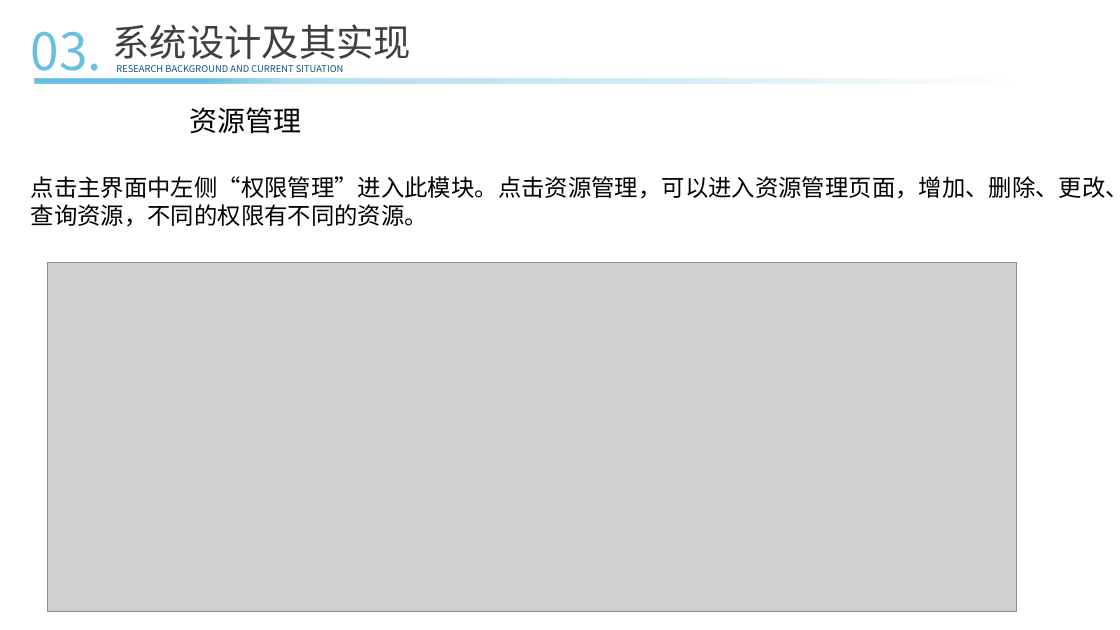
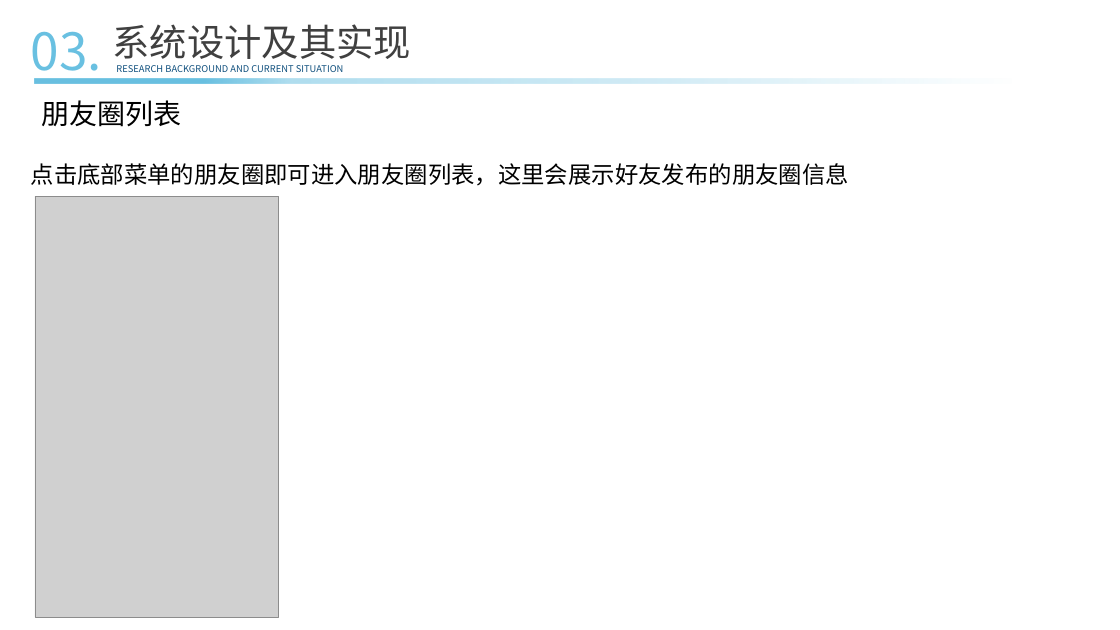
Before and after one commit to ConsoleLZ/chat-app, a slide deck: slide 26 of 毕业论文/毕业答辩(系统开发）.pptx. Drawn at 1120x630 pixels with LibreOffice and Linux fonts; fonts in the diff are those of the drawing; grey boxes stand for pictures. Boxes give left, top, right and bottom in pixels: in the first picture for what was removed or moved away, otherwise in the second. Text is boxed around its words. In the diff, an @@ line names an element or a change of style, - is before the commit and + after.

```diff
--- a/毕业论文/毕业答辩(系统开发）.pptx
+++ b/毕业论文/毕业答辩(系统开发）.pptx
@@ rectangle "朋友圈列表": place and size @@
-rectangle "朋友圈列表" at [90, 100, 401, 140]
+rectangle "朋友圈列表" at [23, 93, 202, 134]
@@ text in rectangle at [42, 100, 182, 127]: text changed @@
-资源管理
+朋友圈列表
@@ rectangle "点击底部菜单的朋友圈即可进入朋友圈列表，这里会展示好友发布的朋友圈信息": place and size @@
-rectangle "点击底部菜单的朋友圈即可进入朋友圈列表，这里会展示好友发布的朋友圈信息" at [23, 140, 1120, 262]
+rectangle "点击底部菜单的朋友圈即可进入朋友圈列表，这里会展示好友发布的朋友圈信息" at [23, 140, 1120, 208]
@@ text in rectangle at [31, 163, 849, 186]: text changed @@
-点击主界面中左侧“权限管理”进入此模块。点击资源管理，可以进入资源管理页面，增加、删除、更改、查询资源，不同的权限有不同的资源。
+点击底部菜单的朋友圈即可进入朋友圈列表，这里会展示好友发布的朋友圈信息
@@ picture added at [35, 197, 279, 618] @@
@@ picture removed at [47, 263, 1017, 612] @@
```
Also in this commit, not shown: 11 other slides changed, 1 slide added, 2 slides removed.
